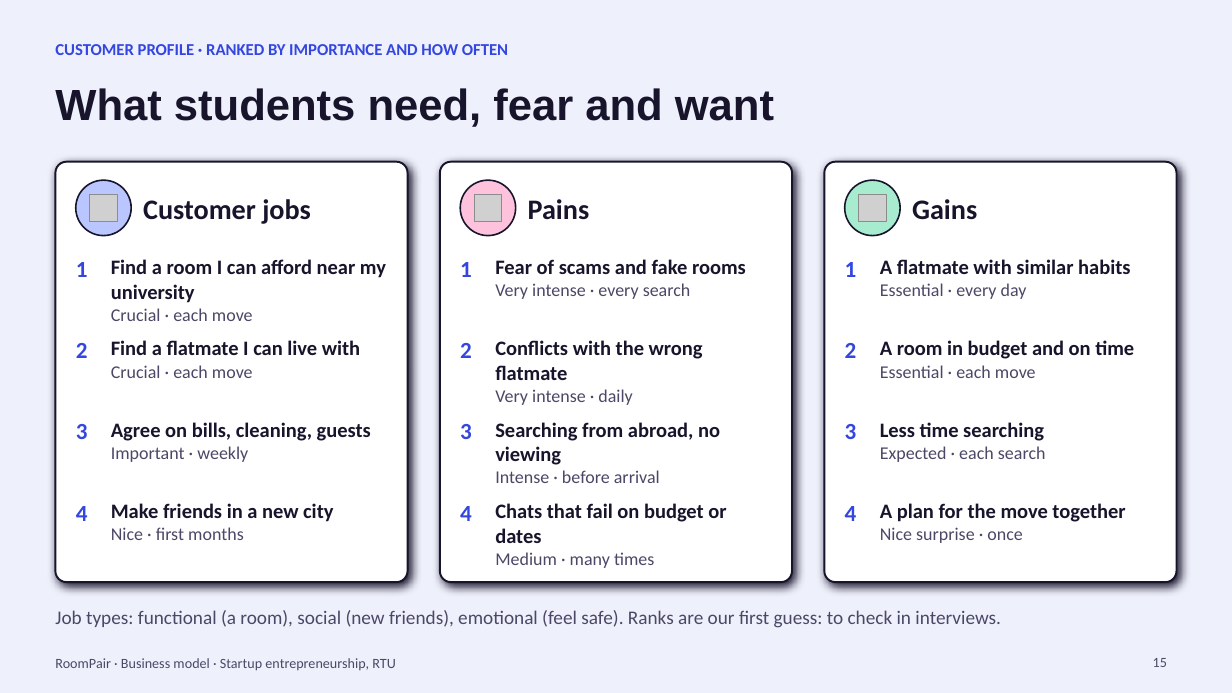
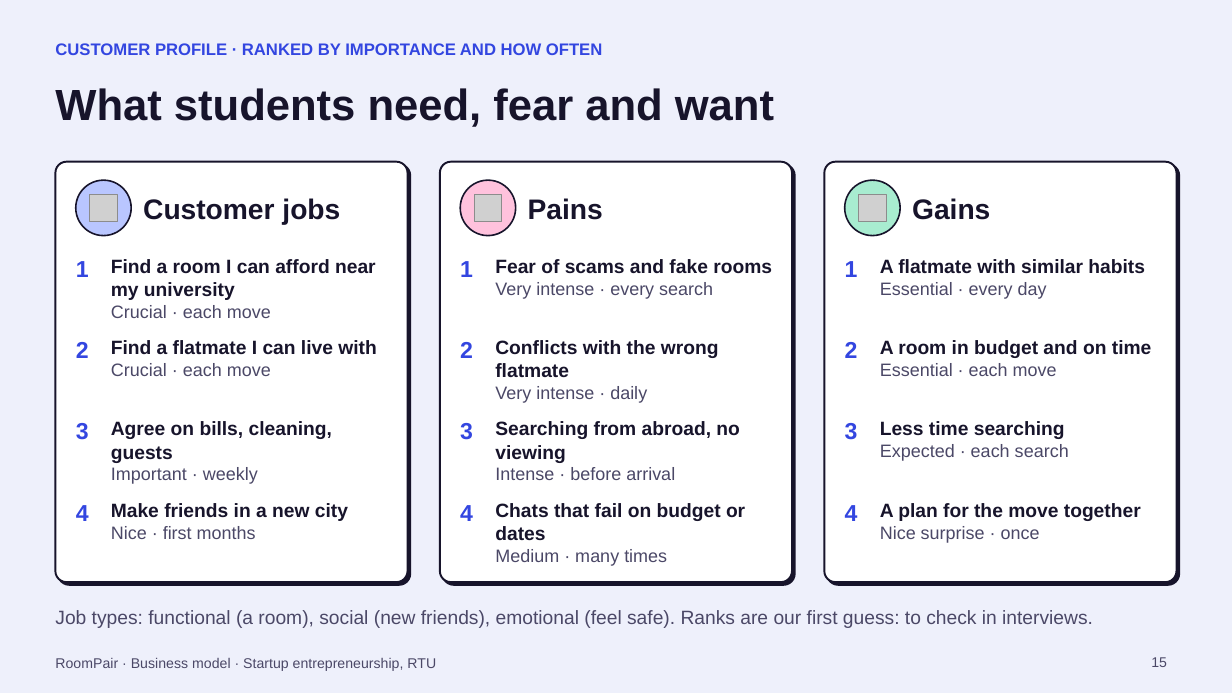
Before and after one commit to keremadl/RoomPair, a slide deck: slide 15 of docs/business-model/RoomPair-Business-Model.pptx. Drawn at 1232x693 pixels with LibreOffice and Linux fonts; fonts in the diff are those of the drawing; grey boxes stand for pictures. Boxes give left, top, right and bottom in pixels: in the first picture for what was removed or moved away, otherwise in the second. Text is boxed around its words. In the diff, an @@ line names an element or a change of style, - is before the commit and + after.

```diff
--- a/docs/business-model/RoomPair-Business-Model.pptx
+++ b/docs/business-model/RoomPair-Business-Model.pptx
@@ shadow changed in 3 elements at (55,162,408,582), (440,162,792,582), (824,162,1177,582) @@
@@ text "Find a room I can ..." at (111,259,376,318): size 16 to 15 pt in "Find a room I can afford near ..."; font Calibri to Arial @@
@@ text "Fear of scams and fake ..." at (495,259,772,299): size 16 to 15 pt in "Fear of scams and fake rooms"; font Calibri to Arial @@
@@ text "A flatmate with similar habits" at (880,259,1145,299): size 16 to 15 pt in "A flatmate with similar habits"; font Calibri to Arial @@
@@ text "Find a flatmate I can ..." at (111,340,376,376): size 16 to 15 pt in "Find a flatmate I can live with"; font Calibri to Arial @@
@@ text "Conflicts with the wrong flatmate" at (495,340,719,403): size 16 to 15 pt in "Conflicts with the wrong flatmate"; font Calibri to Arial @@
@@ text "A room in budget and ..." at (880,340,1152,376): size 16 to 15 pt in "A room in budget and on time"; font Calibri to Arial @@
@@ text "Agree on bills, cleaning, guests" at (111,421,332,484): size 16 to 15 pt in "Agree on bills, cleaning, guests"; font Calibri to Arial @@
@@ text "Searching from abroad, no viewing" at (495,421,739,480): size 16 to 15 pt in "Searching from abroad, no viewing"; font Calibri to Arial @@
@@ text "Less time searching" at (880,421,1069,461): size 16 to 15 pt in "Less time searching"; font Calibri to Arial @@
@@ text "Make friends in a new ..." at (111,503,348,539): size 16 to 15 pt in "Make friends in a new city"; font Calibri to Arial @@
@@ text "Chats that fail on budget ..." at (495,503,745,566): size 16 to 15 pt in "Chats that fail on budget or dates"; font Calibri to Arial @@
@@ text "A plan for the move ..." at (880,503,1141,543): size 16 to 15 pt in "A plan for the move together"; font Calibri to Arial @@
@@ font Calibri to Arial in 15 elements at (55,658,436,671), (55,43,602,55), (143,198,340,225), (76,261,89,277), (76,505,89,521), (528,198,603,220), (460,261,473,277), (460,342,473,358), (460,423,473,440), (460,505,473,521), (912,198,990,220), (845,261,858,277), (845,505,858,521), (55,610,1093,628), (1151,657,1167,667) @@
```
Also in this commit, not shown: 17 other slides changed.
